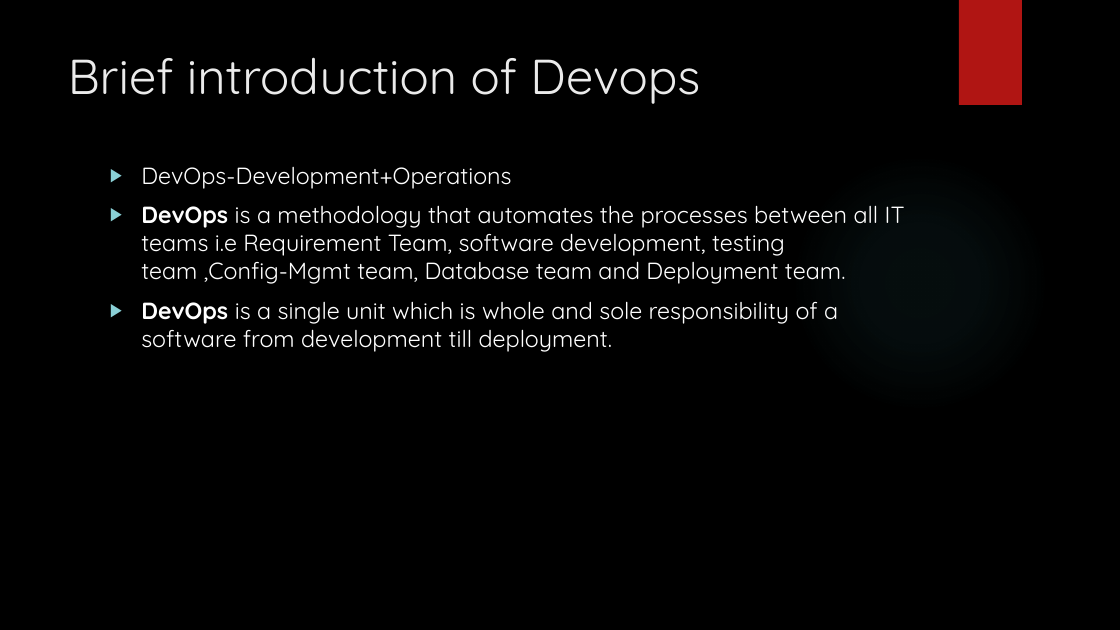
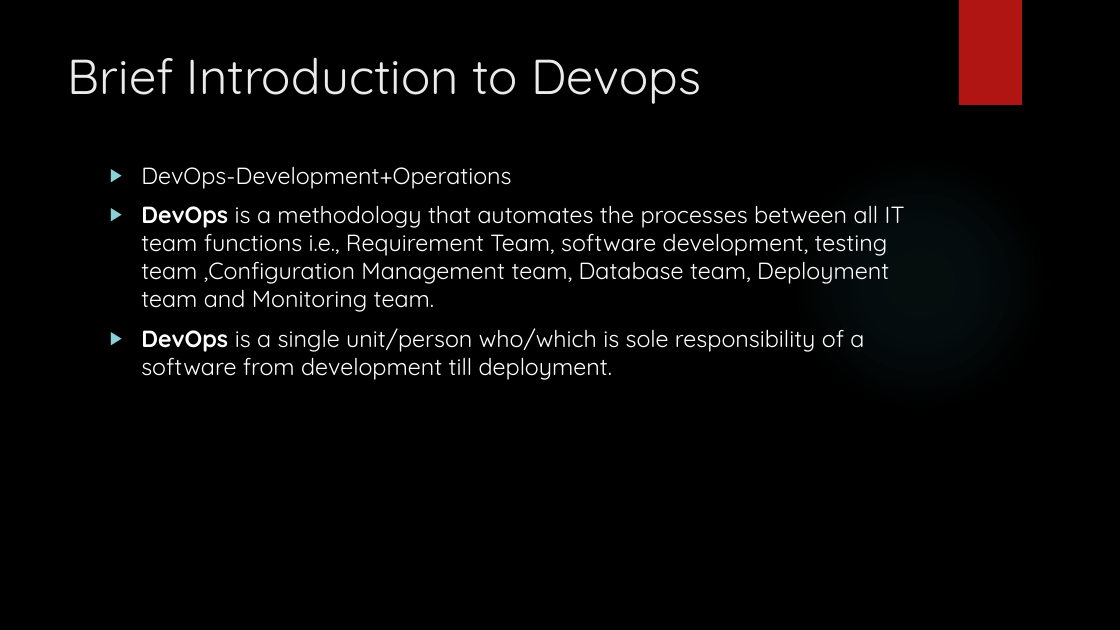
Before and after one commit to vetritamil2425/Uploads, a slide deck: slide 3 of DEVOPS-Demo Session.pptx. Drawn at 1120x630 pixels with LibreOffice and Linux fonts; fonts in the diff are those of the drawing; background and template pictures are left out. Boxes give left, top, right and bottom in pixels: in the first picture for what was removed or moved away, otherwise in the second. Text is boxed around its words. In the diff, an @@ line names an element or a change of style, - is before the commit and + after.

```diff
--- a/DEVOPS-Demo Session.pptx
+++ b/DEVOPS-Demo Session.pptx
@@ title at (68, 57, 701, 104): text changed @@
-Brief introduction of Devops
+Brief Introduction to Devops
@@ text at (141, 205, 905, 380): text changed @@
-▶ DevOps is a methodology that automates the processes between all IT teams i.e Requirement Team, software development, testing team ,Config-Mgmt team, Database team and Deployment team.
-▶ DevOps is a single unit which is whole and sole responsibility of a software from development till deployment.
+▶ DevOps is a methodology that automates the processes between all IT team functions i.e., Requirement Team, software development, testing team ,Configuration Management team, Database team, Deployment team and Monitoring team.
+▶ DevOps is a single unit/person who/which is sole responsibility of a software from development till deployment.
```
Also in this commit, not shown: 2 other slides changed, 7 slides added, 2 slides removed.
